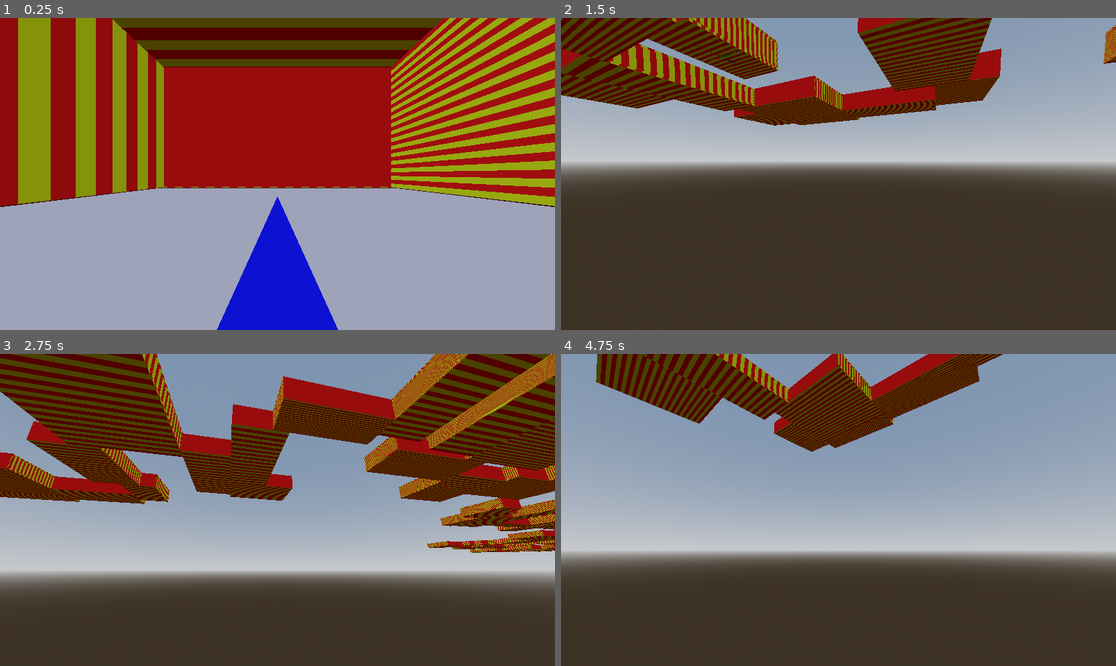
Above: before the commit, frames 1-4 (two rows, left to right).
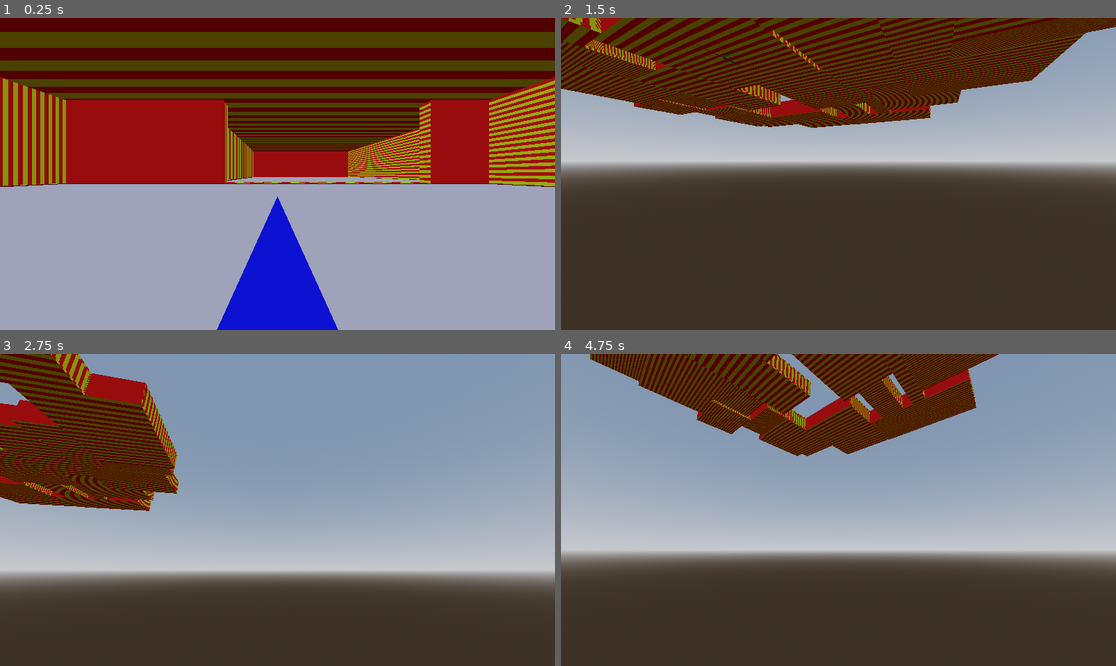
Above: after the commit, the same moments.

Repository: c-dantinne/procgen
Game: Godot game, scene res://Scenes/main.tscn
Same seed, same stepped clock (60 frames per second), same inputs: the game is played once before the commit and once after it.
Inputs (mouse positions are in pixels of both pictures, inside the frame that each line leads up to):
- Up to frame 1 (0.25 s): no input
- Up to frame 2 (1.5 s): tap Enter at 0.5 s; move the mouse to (960, 158) at 0.52 s; hold D (right) 0.53-1.28 s; hold Ctrl (crouch) 0.53-1.28 s; click (960, 158) at 0.67 s; tap Space (jump) at 0.77 s; move the mouse to (727, 189) at 1.27 s; hold S (back) from 1.28 s (still down); tap Ctrl (crouch) at 1.35 s
- Up to frame 3 (2.75 s): tap Space (jump) at 1.52 s; move the mouse to (333, 441) at 2.02 s; release S (back) at 2.03 s; hold D (right) from 2.03 s (still down); hold Ctrl (crouch) from 2.03 s (still down)
- Up to frame 4 (4.75 s): move the mouse to (810, 572) at 2.77 s; release D (right) at 2.78 s; release Ctrl (crouch) at 2.78 s; hold W (forward) 2.78-3.53 s; tap Ctrl (crouch) at 2.85, 4.35 s; click (810, 572) at 2.92 s; tap Space (jump) at 3.02, 3.77, 4.52 s; move the mouse to (1005, 556) at 3.52 s; hold Ctrl (crouch) 3.53-4.28 s; hold A (left) from 3.53 s (still down); move the mouse to (672, 463) at 4.27 s

The runs differ from the first frame. In frame 1, 39% of the frame differs, in the area x 0-100%, y 0-61%; in frame 2, 21%; in frame 3, 35%; in frame 4, 12%.

Commit message:
Added tracking of isoalted areas

Diff:
--- a/the-backrooms-vagabond/Scripts/generate_world.gd
+++ b/the-backrooms-vagabond/Scripts/generate_world.gd
@@ -5,18 +5,18 @@
 
 const floor_scene = preload("res://Scenes/brush.tscn")
 
-@export var perimeter_width : int = 2000
-@export var perimeter_length : int = 2000
+@export var perimeter_width : int = 250
+@export var perimeter_length : int = 250
 @export var perimeter_buffer : int = 100
 
-@export var min_room_size : int = 16
+@export var min_room_size : int = 15
 @export var max_room_size : int = 80
 #@export var min_hallway_width = 500
 #@export var max_hallway_width = 500
 #@export var min_hallway_length = 500
 #@export var max_hallway_length = 500
-@export var min_doorway_size : int = 8
-@export var min_surface_area : int = 20000
+@export var min_doorway_size : int = 7
+@export var min_surface_area : int = 1000
 
 const NORTH := Vector3i(0, 0, 1)
 const EAST := Vector3i(1, 0, 0)
@@ -26,7 +26,7 @@
 const WALL_HEIGHT = 10
 const EPSILON : float = 0.000001
 
-var world_seed : int = 0410
+var world_seed : int = 2
 
 var floor_brushes : Array[Brush] = []
 var wall_brushes : Array[Node3D] = []
@@ -395,13 +395,17 @@
 				current_brush_index = len(brushes_with_adjacent_space) - 1
 				#print("current index: " + str(current_brush_index))
 			if current_brush_index < 0:
-				#printerr("ERROR: No adjacent space available before minimum surface area reached. Seed: " + str(seed))
-				return
+				print("ERROR: No adjacent space available before minimum surface area reached.")
+				print("Seed: " + str(world_seed))
+				current_surface_area = min_surface_area
+				break
 
 	generate_ceilings()
 	generate_walls()
 	get_neighbors_for_all_brushes()
-	create_doorways_full()
+	#create_doorways_full()
+	create_doorways_isolated()
+	find_isolated_areas()
 
 	var num_broken = 0
 	for brush in floor_brushes:
@@ -600,12 +604,12 @@
 	pass
 
 func create_doorways_isolated():
-	#check if room has doors already
-	#if not, create one
-	#then check other walls where rooms touch but have no connections
-	#50% chance of adding a door there
-
-	pass
+	for brush in floor_brushes:
+		for neighbor in brush.neighbors:
+			if not neighbor["is_connected"] and randi() % 2 == 0:
+				create_doorway(brush, neighbor)
+
+#random walking recursive backtracking perimeter contrained isolated pathfinder with overlap avoidance
 
 func create_doorways_full():
 	for brush in floor_brushes:
@@ -924,7 +928,51 @@
 		floor_brushes.erase(brush)
 		brush.queue_free()
 
-
+func find_isolated_areas() -> Array:
+	var areas = []
+	var current_area = []
+	var all_brushes_tracked = []
+	var found_brush = true
+	var current_brush = floor_brushes[0]
+
+	while all_brushes_tracked.size() < floor_brushes.size():
+		found_brush = false
+		if current_brush:
+			current_area.append(current_brush)
+			all_brushes_tracked.append(current_brush)
+		for n in current_brush.neighbors:
+			if n["neighbor"] not in current_area and n["is_connected"]:
+				current_brush = n["neighbor"]
+				found_brush = true
+				break
+		if found_brush:
+			continue
+		#if we hit a dead end, loop through brushes in current_area to see if we can find another path
+		for brush in current_area:
+			for n in brush.neighbors:
+				if n["neighbor"] not in current_area and n["is_connected"]:
+					current_brush = n["neighbor"]
+					found_brush = true
+					break
+		if found_brush:
+			continue
+		#no more brushes in this area
+		areas.append(current_area.duplicate(true))
+		current_area.clear()
+		for brush in floor_brushes:
+			if brush not in all_brushes_tracked:
+				current_brush = brush
+	print("Areas Found: " + str(areas.size()))
+	print("Brushes per area:")
+	var t = 0
+	for area in areas:
+		for b in area:
+			print(b.name)
+		t += area.size()
+		print(area.size())
+	print("Number of brushes found: " + str(t))
+	print("Total size: " + str(floor_brushes.size()))
+	return areas
 
 func add_items() -> void:
 	var items
@@ -946,3 +994,7 @@
 	if n_min == n_max:
 		return n_min
 	return (randi() % (int(n_max) - int(n_min))) + int(n_min)
+
+#IDEAS:
+# If the world has more than one isolated area, spawn a note explaining how "I fell through the floor and now I'm in a place that seems... completely separated from where I was." Make sure it spawns in the same area as the player.
+# Device that points toward noclip holes
